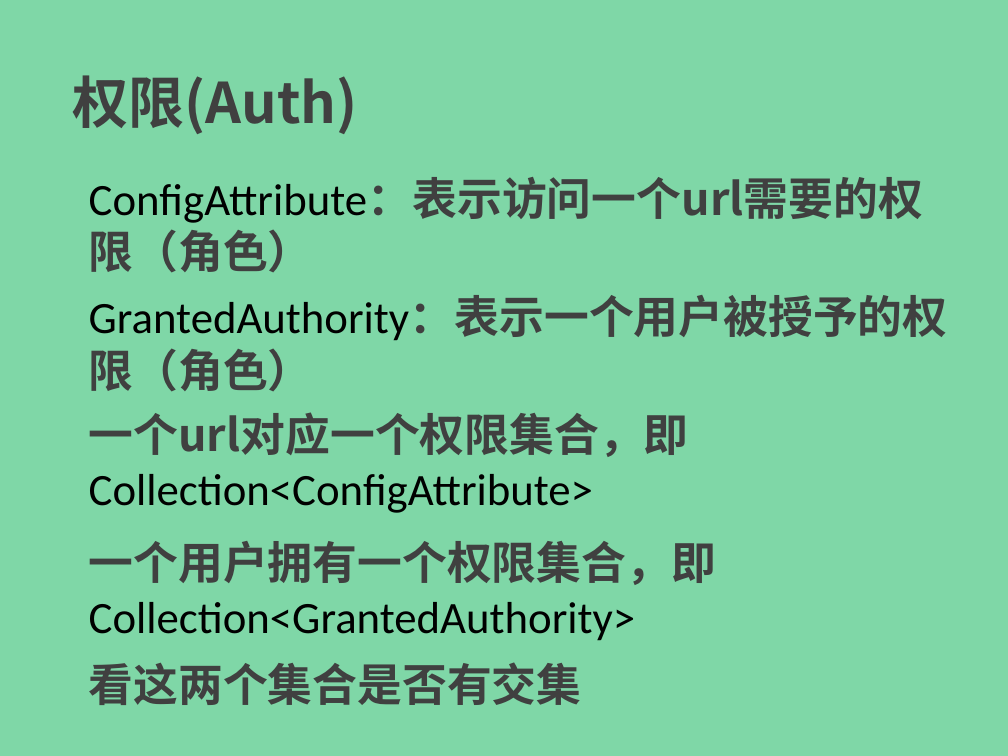
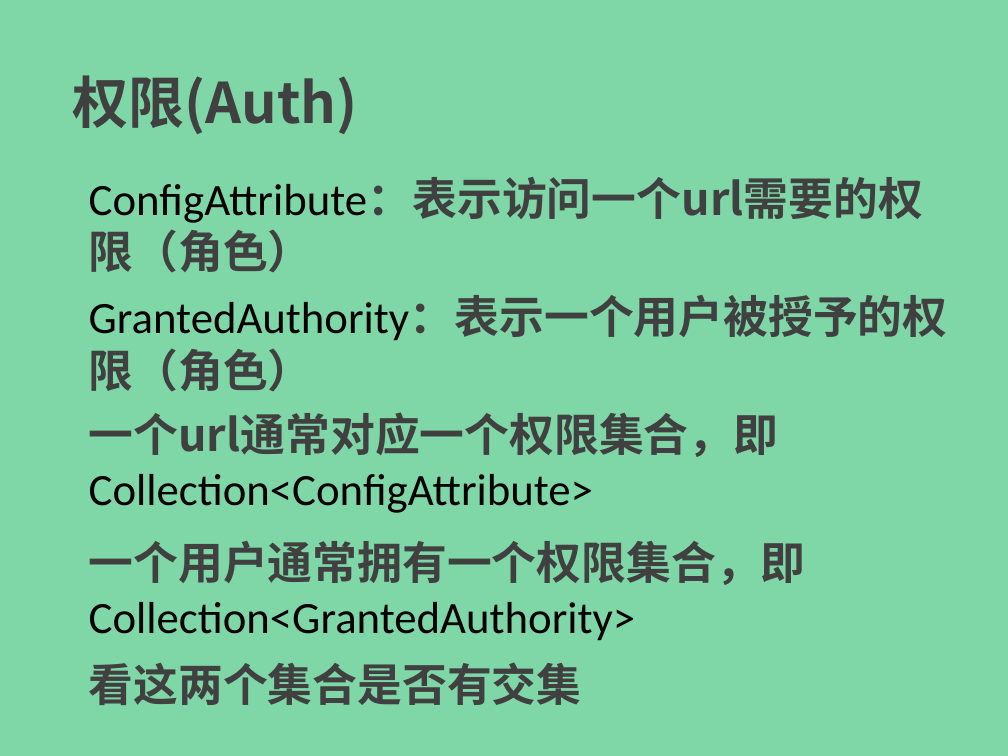
Before and after one commit to endofprogram/eop-ssei, a slide deck: slide 4 of ppt/spring-security-easy-in-02.pptx. Drawn at 1008x756 pixels with LibreOffice and Linux fonts; fonts in the diff are those of the drawing. Boxes give left, top, right and bottom in pixels: in the first picture for what was removed or moved away, otherwise in the second. Text is boxed around its words. In the diff, an @@ line names an element or a change of style, - is before the commit and + after.

```diff
--- a/ppt/spring-security-easy-in-02.pptx
+++ b/ppt/spring-security-easy-in-02.pptx
@@ text at [89,412,779,513]: text changed @@
-一个url对应一个权限集合，即Collection<ConfigAttribute>
+一个url通常对应一个权限集合，即Collection<ConfigAttribute>
@@ text at [89,541,806,641]: text changed @@
-一个用户拥有一个权限集合，即Collection<GrantedAuthority>
+一个用户通常拥有一个权限集合，即Collection<GrantedAuthority>
```
Also in this commit, not shown: 4 other slides changed, 2 other files.
